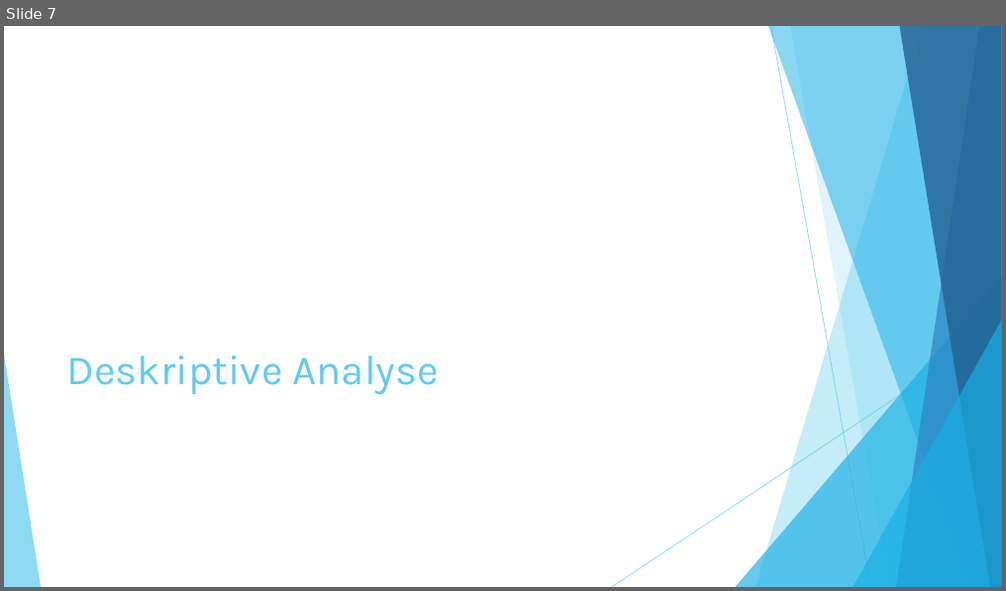
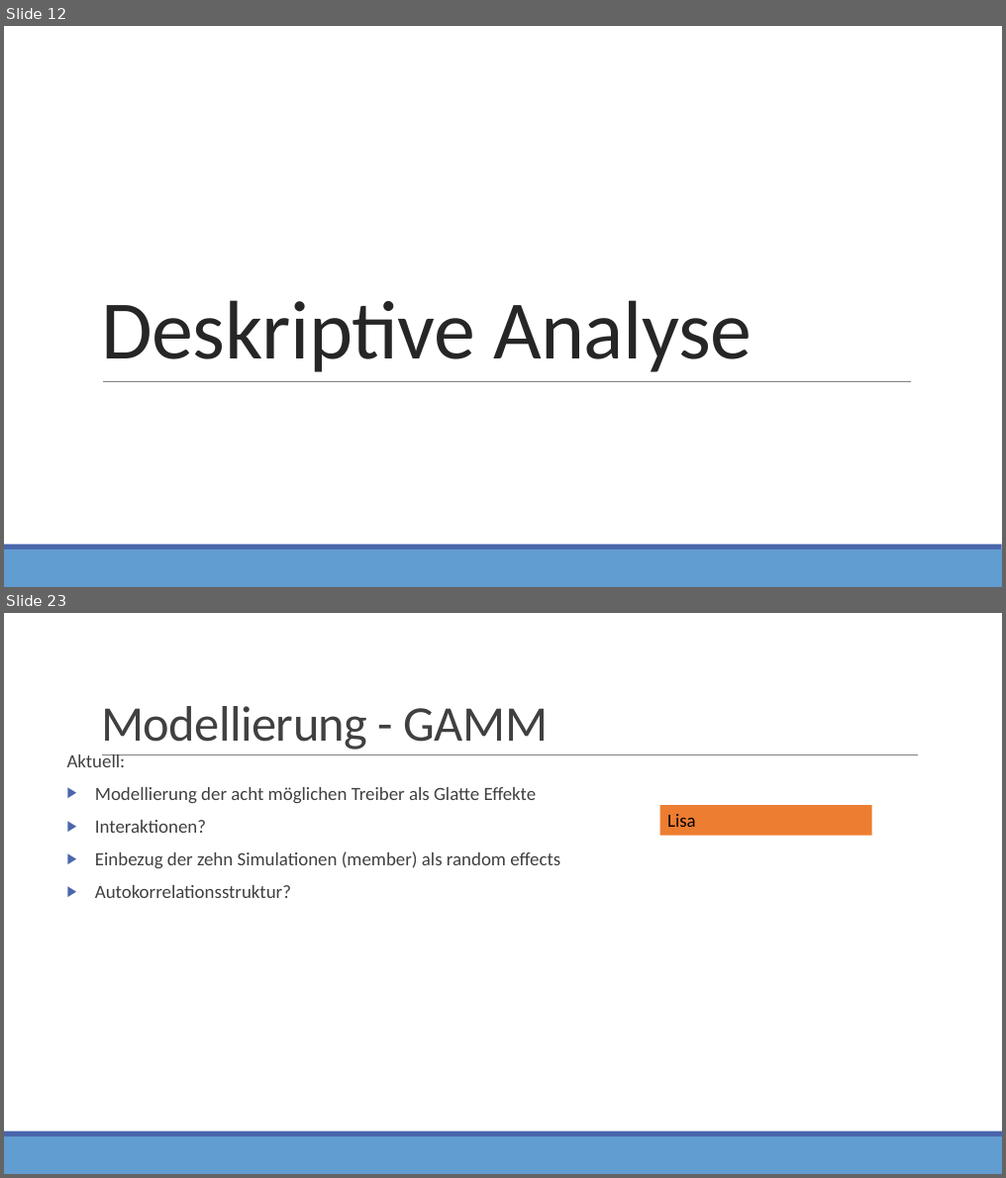
Before and after one commit to StatPrak-Droughts/Drought-Project, a slide deck: Zwischenpräsentation.pptx. Shown one above the other, each under a label of ours: slide 7 before the commit, slides 12 and 23 after it; the slides between them are not shown. The pictures are 1006x591 and 1006x1178 pixels, drawn with LibreOffice and Linux fonts; fonts in the diff are those of the drawing. Boxes give left, top, right and bottom in pixels: in the first picture for what was removed or moved away, otherwise in the second. Text is boxed around its words. In the diff, an @@ line names an element or a change of style, - is before the commit and + after.

```diff
--- a/Zwischenpräsentation.pptx
+++ b/Zwischenpräsentation.pptx
@@ slide 23 added at [4, 613, 1002, 1174], background #FFFFFF; not listed: 2 template elements that a slide beside it also shows @@
@@ title added at [101, 706, 548, 750], 48 pt, text #404040 @@
+Modellierung - GAMM
@@ text added at [67, 755, 560, 898], 18 pt, text #404040 @@
+Aktuell:
+▶ Modellierung der acht möglichen Treiber als Glatte Effekte
+▶ Interaktionen?
+▶ Einbezug der zehn Simulationen (member) als random effects
+▶ Autokorrelationsstruktur?
@@ line added from (102, 756) to (918, 756), #808080 0.5 pt @@
@@ rectangle added at [659, 805, 871, 836], fill #ED7D31, 18 pt, text #000000 @@
+Lisa
@@ what was slide 7 is now slide 12 @@
@@ slide 12 changed as well @@
@@ title "Deskriptive Analyse": place and size @@
-title "Deskriptive Analyse" at [67, 356, 439, 395]
+title "Deskriptive Analyse" at [101, 300, 751, 372]
@@ title "Deskriptive Analyse" at [101, 300, 751, 372]: size 40 to 80 pt, font Karla to Calibri, text colour #5FCBEF to #262626, letter spacing 0 to -0.5 pt; line spacing 1 to 0.85 @@
@@ group removed at [4, 26, 1002, 587]: 5 freeform shapes, 3 triangles, 2 lines @@
@@ line added from (103, 381) to (912, 381), #808080 0.5 pt @@
@@ rectangle added at [4, 550, 1002, 587], fill #629DD1 @@
@@ rectangle added at [4, 545, 1002, 550], fill #4A66AC @@
```
Also in this commit, not shown: 11 other slides changed, 12 other slides added, 7 slides removed.
